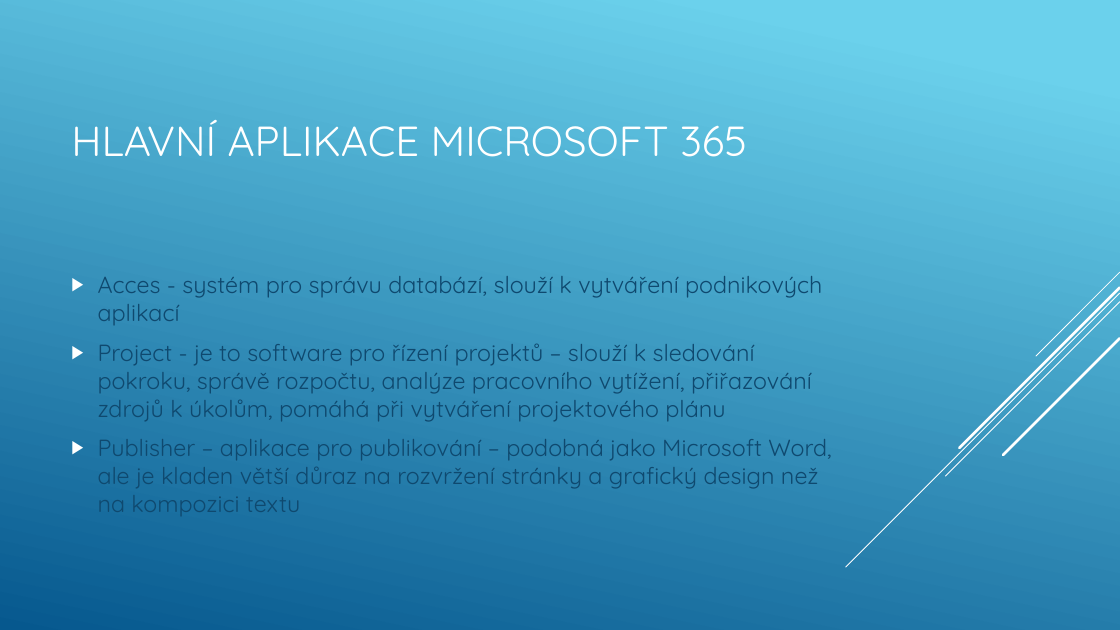
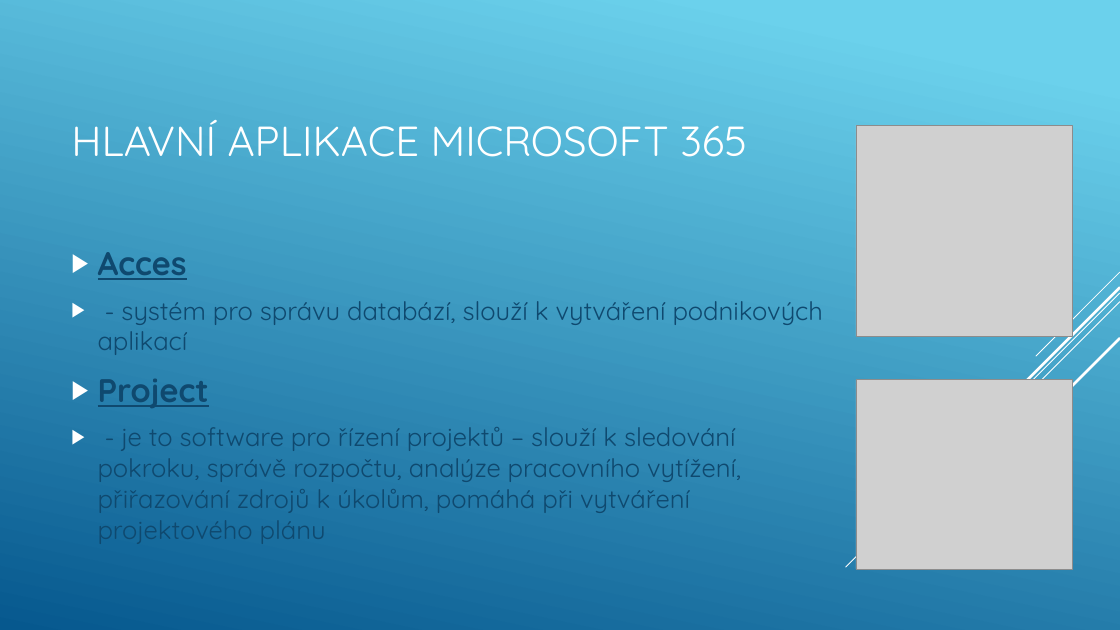
Before and after one commit to machacekadam/Office-365-a-jeho-mo-nosti, a slide deck: slide 14 of Machacek.pptx. Drawn at 1120x630 pixels with LibreOffice and Linux fonts; fonts in the diff are those of the drawing; grey boxes stand for pictures. Boxes give left, top, right and bottom in pixels: in the first picture for what was removed or moved away, otherwise in the second. Text is boxed around its words. In the diff, an @@ line names an element or a change of style, - is before the commit and + after.

```diff
--- a/Machacek.pptx
+++ b/Machacek.pptx
@@ picture added at (856,125,1072,336) @@
@@ text at (98,252,823,544): text changed; size 20 to 22 pt @@
-▶ Acces - systém pro správu databází, slouží k vytváření podnikových aplikací
-▶ Project - je to software pro řízení projektů – slouží k sledování pokroku, správě rozpočtu, analýze pracovního vytížení, přiřazování zdrojů k úkolům, pomáhá při vytváření projektového plánu
-▶ Publisher – aplikace pro publikování – podobná jako Microsoft Word, ale je kladen větší důraz na rozvržení stránky a grafický design než na kompozici textu
+▶ Acces
+▶ - systém pro správu databází, slouží k vytváření podnikových aplikací
+▶ Project
+▶ - je to software pro řízení projektů – slouží k sledování pokroku, správě rozpočtu, analýze pracovního vytížení, přiřazování zdrojů k úkolům, pomáhá při vytváření projektového plánu
@@ picture added at (856,380,1073,569) @@
```
Also in this commit, not shown: 4 other slides changed, 8 slides added, 2 slides removed.
